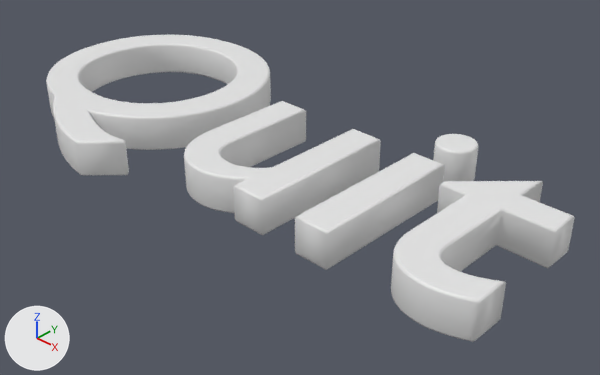
The Blender file Assets/3D Fonts/quit.blend: old version first, new version second.
The view is the same before and after, from a 50 mm lens placed at (2.557, -1.212, 1.088), pointed at (1.091, 0.313, -0.113). The lights are fixed; the arrows at lower left show +X, +Y and +Z. Text is drawn in Blender's own font.

Objects in the first picture: 'Text'.
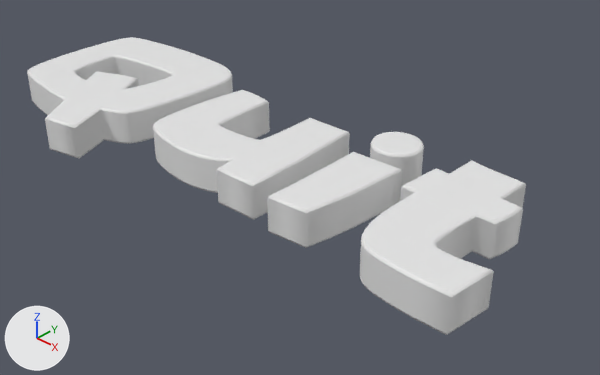
Boxes [x1, y1, x2, y2] around the edits, measured in the pictures (600 x 375 px):
'Text', reshaped, modifiers changed
    before: [46, 34, 575, 342]
    after: [27, 37, 526, 335]

The edits, one by one:
Mesh me_mesh is new.
It has 21150 vertices, 14789 faces and spans x 0.04..1.84, y -0.12..0.54, z -0.06..0.06.
Object 'Text' (ob_text) now shows me_mesh instead of txt_text.
Object 'Text' (ob_text) gains a DECIMATE modifier named 'Decimate'.
Modifier setting: ratio = 0.125.
